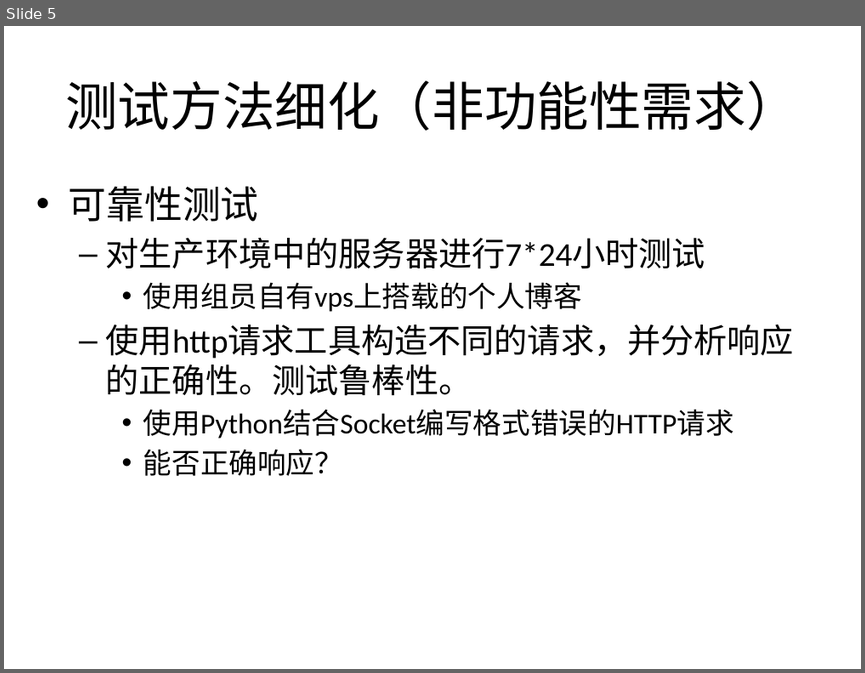
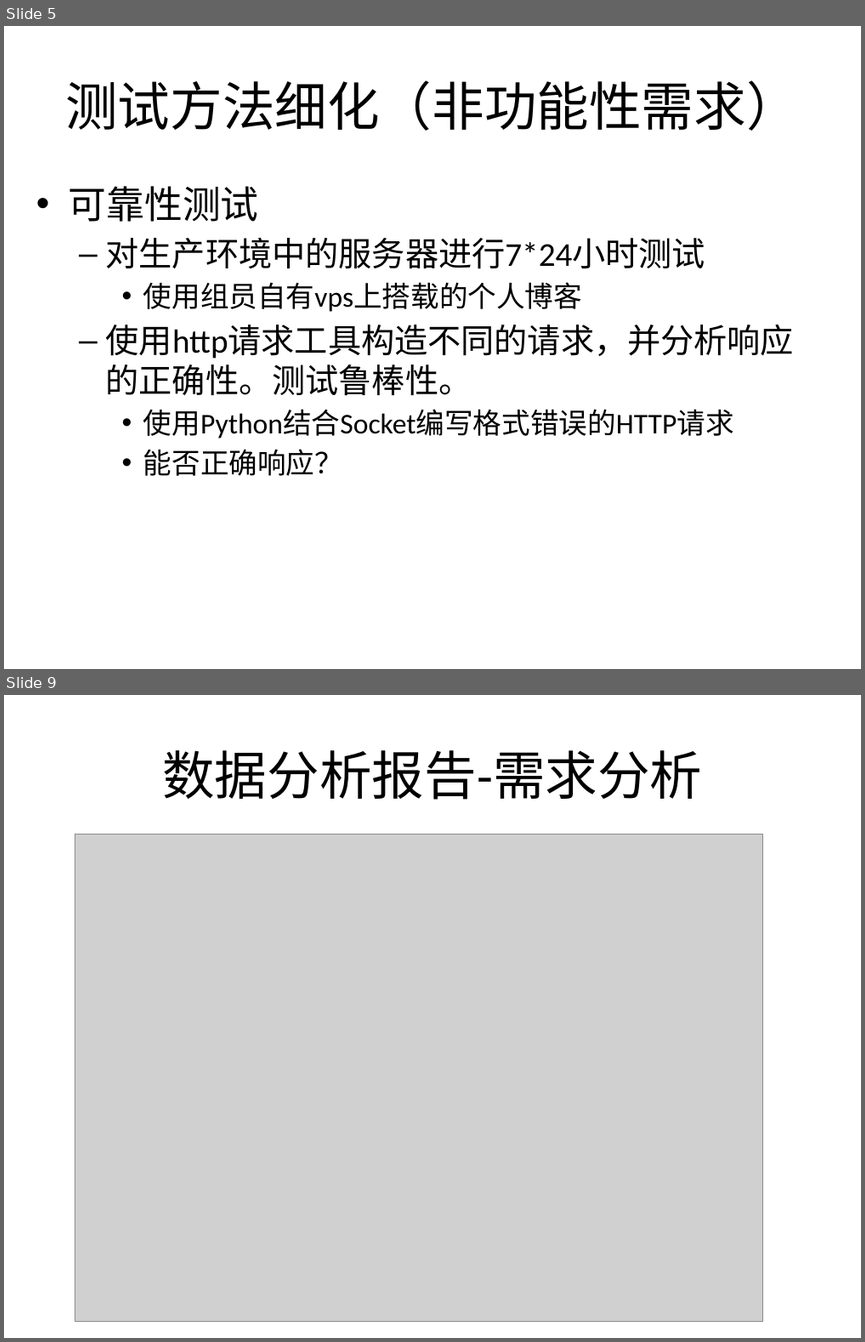
Before and after one commit to bhsei/16TeamC, a slide deck: 2.项目PPT/第十一周进度.pptx. Shown one above the other, each under a label of ours: slide 5 before the commit, slides 5 and 9 after it; the slides between them are not shown. The pictures are 865x673 and 865x1342 pixels, drawn with LibreOffice and Linux fonts; fonts in the diff are those of the drawing; grey boxes stand for pictures. Boxes give left, top, right and bottom in pixels: in the first picture for what was removed or moved away, otherwise in the second. Text is boxed around its words. In the diff, an @@ line names an element or a change of style, - is before the commit and + after.

```diff
--- a/2.项目PPT/第十一周进度.pptx
+++ b/2.项目PPT/第十一周进度.pptx
@@ slide 9 added at [4, 695, 861, 1338], background #FFFFFF @@
@@ title added at [162, 750, 702, 800], 44 pt, text #000000 @@
+数据分析报告-需求分析
@@ picture added at [75, 834, 763, 1321] @@
```
Also in this commit, not shown: 2 slides changed, 3 other slides added, 1 slide removed.
